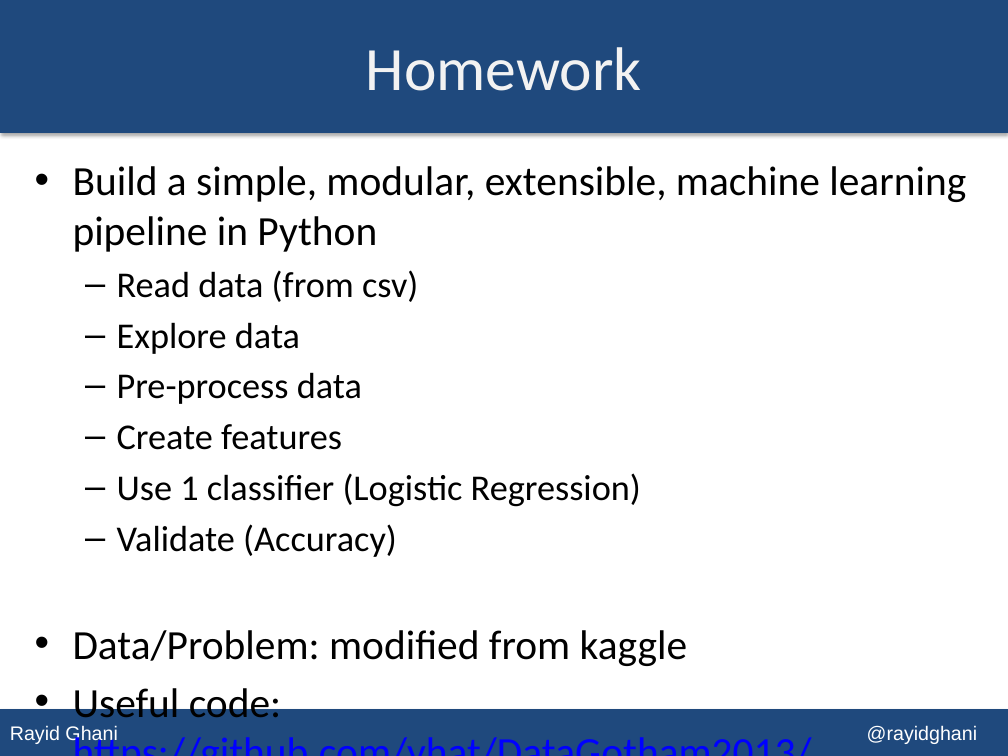
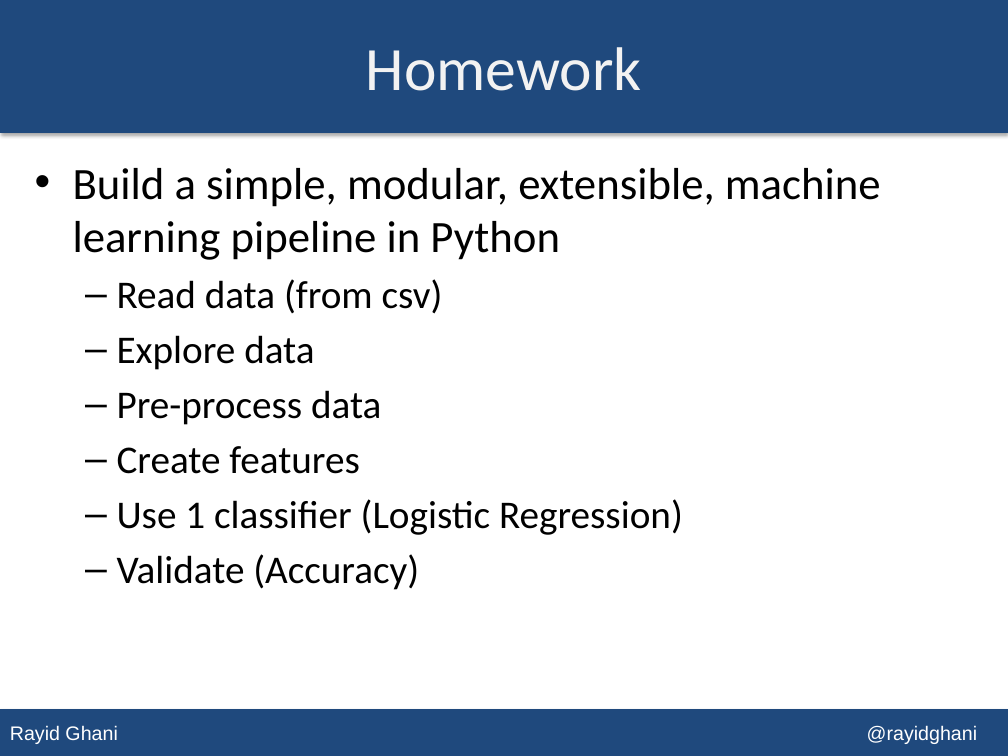
Before and after one commit to dssg/MLforPublicPolicy, a slide deck: slide 13 of Lectures/Lecture 03 - Machine Learning Process.pptx (slide 12 before the commit). Drawn at 1008x756 pixels with LibreOffice and Linux fonts; fonts in the diff are those of the drawing. Boxes give left, top, right and bottom in pixels: in the first picture for what was removed or moved away, otherwise in the second. Text is boxed around its words. In the diff, an @@ line names an element or a change of style, - is before the commit and + after.

```diff
--- a/Lectures/Lecture 03 - Machine Learning Process.pptx
+++ b/Lectures/Lecture 03 - Machine Learning Process.pptx
@@ text "Build a simple, modular, extensible, ..." at bbox=[73, 168, 881, 590]: size 29.6 to 32 pt in "Build a simple, modular, extensible, machine learning ..."; size 25.9 to 28 pt in "Read data (from csv)", "Explore data", "Pre-process data", "Create features" and 2 more places @@
@@ text at bbox=[73, 630, 687, 717]: paragraphs removed @@
-• Data/Problem: modified from kaggle
-• Useful code: https://github.com/yhat/DataGotham2013/
```
Also in this commit, not shown: 2 other slides changed, 1 slide added, 5 other files.
